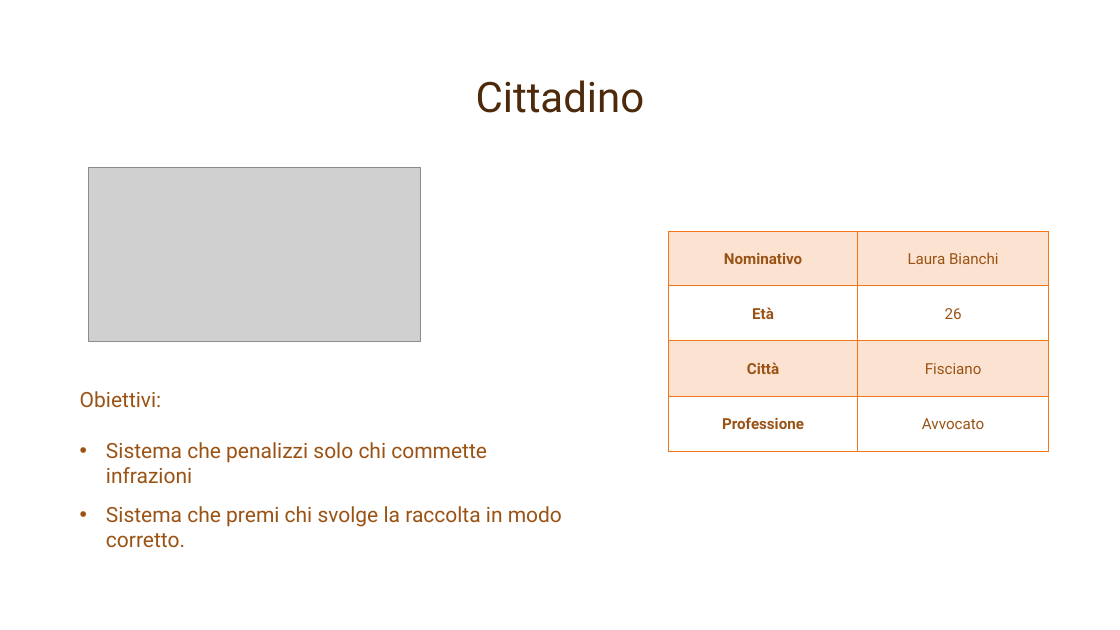
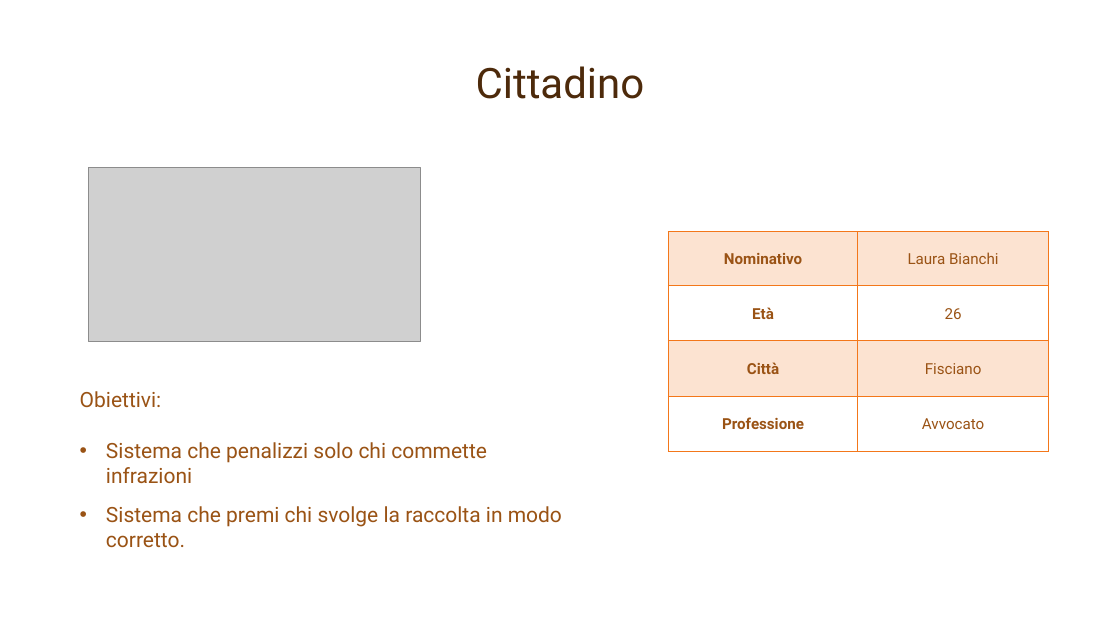
Before and after one commit to mcastellaneta/Recyclapp, a slide deck: slide 5 of Presentazione IUM/RecyclApp.pptx. Drawn at 1120x630 pixels with LibreOffice and Linux fonts; fonts in the diff are those of the drawing; grey boxes stand for pictures; background and template pictures are left out. Boxes give left, top, right and bottom in pixels: in the first picture for what was removed or moved away, otherwise in the second. Text is boxed around its words. In the diff, an @@ line names an element or a change of style, - is before the commit and + after.

```diff
--- a/Presentazione IUM/RecyclApp.pptx
+++ b/Presentazione IUM/RecyclApp.pptx
@@ title "Cittadino": place and size @@
-title "Cittadino" at (476, 80, 645, 113)
+title "Cittadino" at (476, 66, 645, 99)
```
Also in this commit, not shown: 23 other slides changed.
